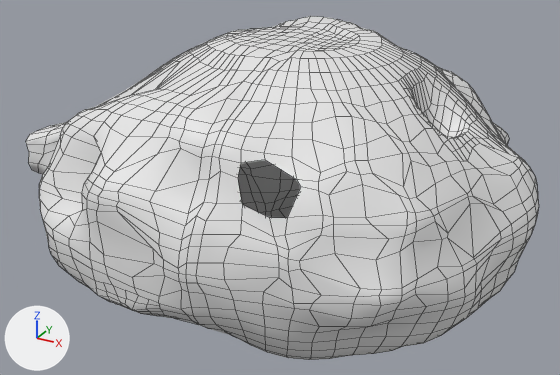
An edit to the Blender file Assets/models/room01/room01a.blend, drawn before and after from the same camera.
Both versions are drawn from a 50 mm camera at (18.3, -34.3, 16.2) aimed at (-0.4, -0.3, -0.8). The axes (+X, +Y, +Z) are drawn at lower left. The lights are the same throughout. Mesh edges are drawn as thin lines.

Names of what the first picture shows: 'right_low_poly_room'.
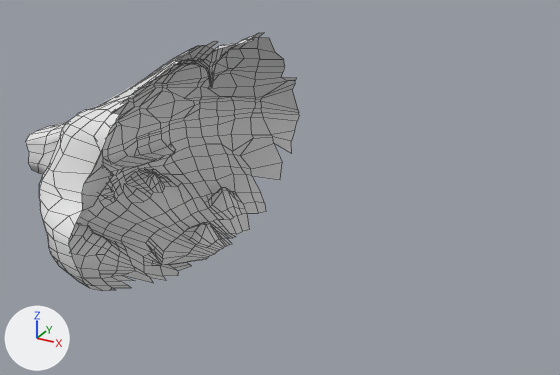
Boxes (x1, y1, x2, y2) around the edits, measured in the pictures (560 x 375 px):
'right_low_poly_room', modifiers changed (47% narrower, 25% shorter): before (26, 16, 539, 360); after (26, 33, 299, 291)

The change, as a list of edits to the scene's bpy script:
```text
Change ob_right_low_poly_room:
    add _m = ob_right_low_poly_room.modifiers.new('Mask', 'MASK')
    add _m.vertex_group = 'Group.001'
```
